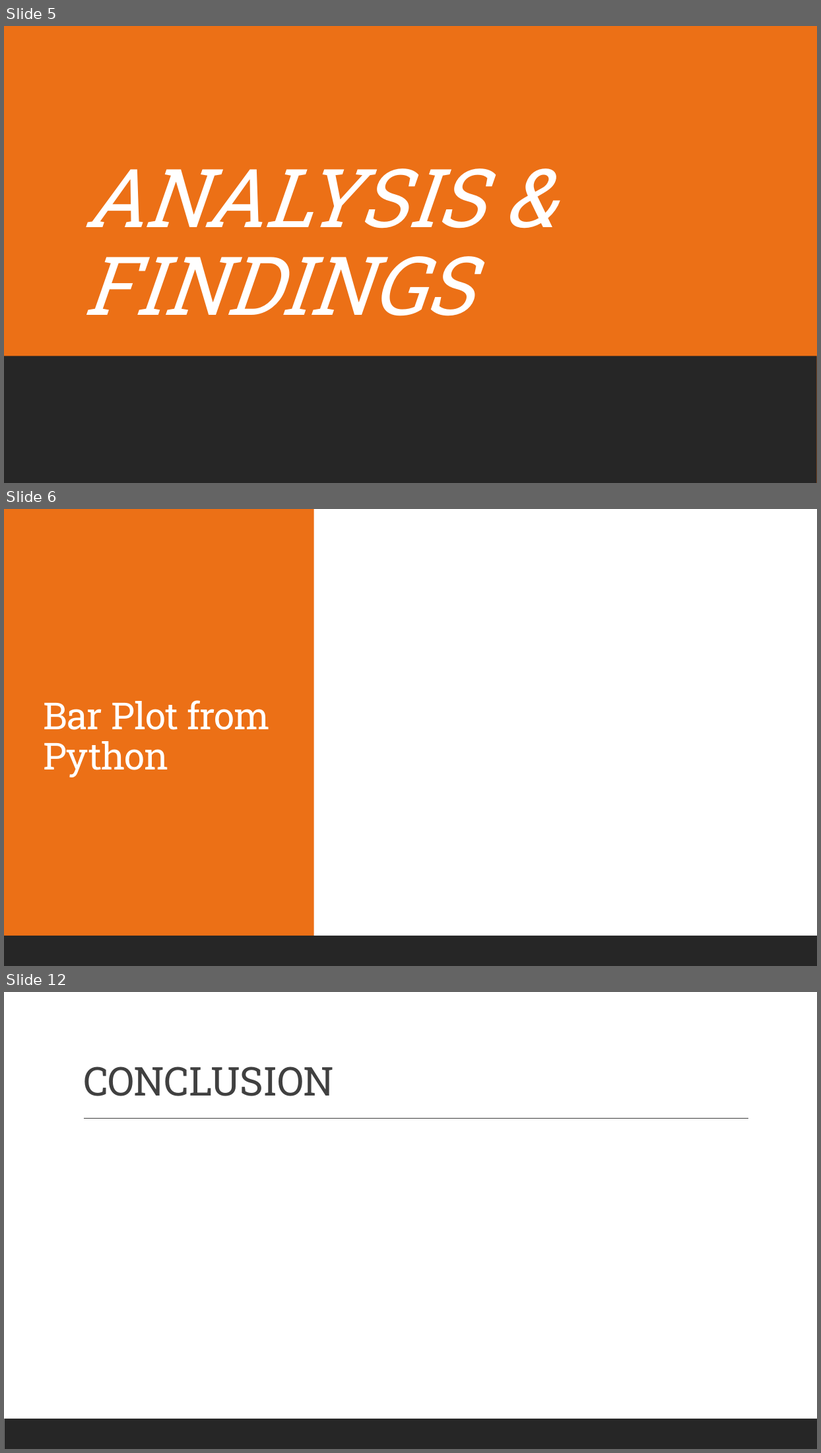
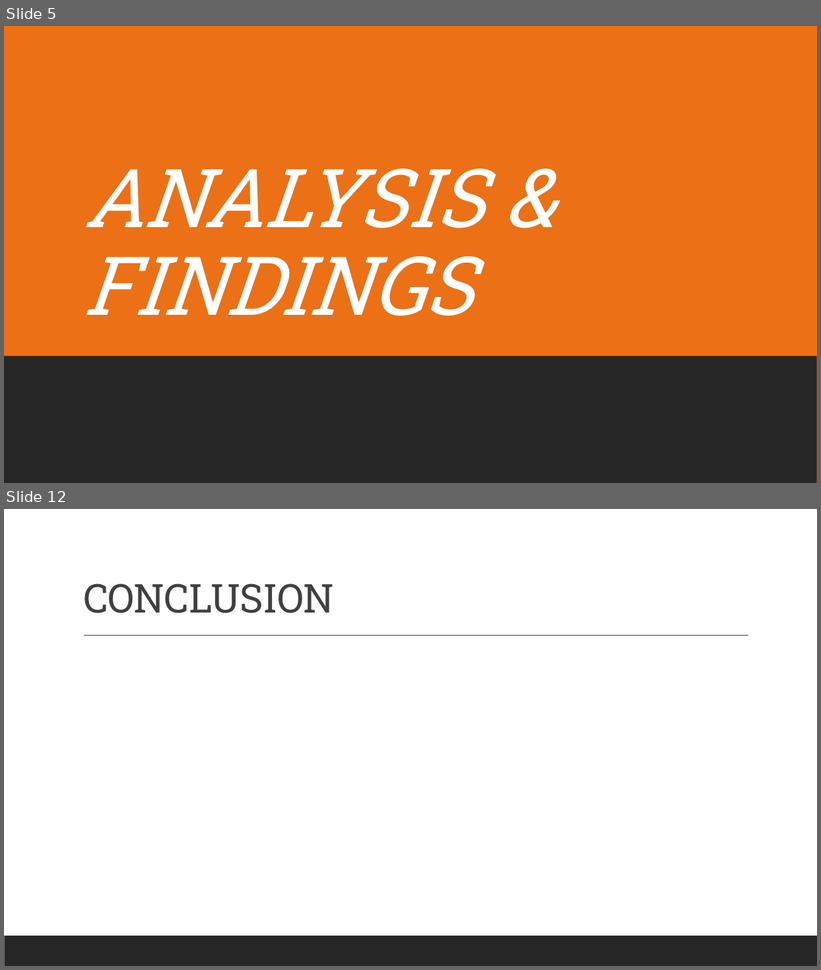
Before and after one commit to mgmboyd/DA-Capstone-Project, a slide deck: Presentation/BB Final Capstone Project PowerPoint V1.pptx. Shown one above the other, each under a label of ours: slides 5, 6 and 12 before the commit, slides 5 and 12 after it; the slides between them are not shown. The pictures are 821x1453 and 821x970 pixels, drawn with LibreOffice and Linux fonts; fonts in the diff are those of the drawing. Boxes give left, top, right and bottom in pixels: in the first picture for what was removed or moved away, otherwise in the second. Text is boxed around its words. In the diff, an @@ line names an element or a change of style, - is before the commit and + after.

```diff
--- a/Presentation/BB Final Capstone Project PowerPoint V1.pptx
+++ b/Presentation/BB Final Capstone Project PowerPoint V1.pptx
@@ slide 6 removed at (4, 509, 817, 966), background #FFFFFF @@
@@ rectangle removed at (4, 509, 817, 966) @@
@@ rectangle removed at (4, 509, 314, 966) @@
@@ title removed at (43, 700, 270, 778) @@
-Bar Plot from Python
@@ rectangle removed at (4, 936, 817, 966) @@
```
Also in this commit, not shown: 6 slides added, 5 other slides removed.
